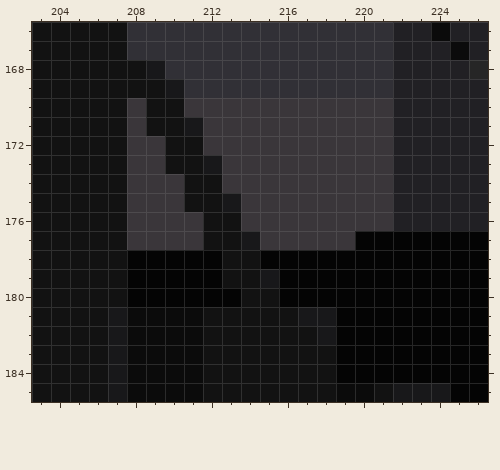
Two versions of one pixel-art file, Assets/DARK Series Mega Pack 1/DARK City Tileset/Aseprite Files/DARK City.aseprite. The picture above was drawn from the file before the commit.
498x250 pixels, 1 frame. Colours within 5 levels of each other are drawn and written as one. Shown: x 203..226, y 166..185. The commit also changed other parts of the picture, which this record leaves out.
The result:
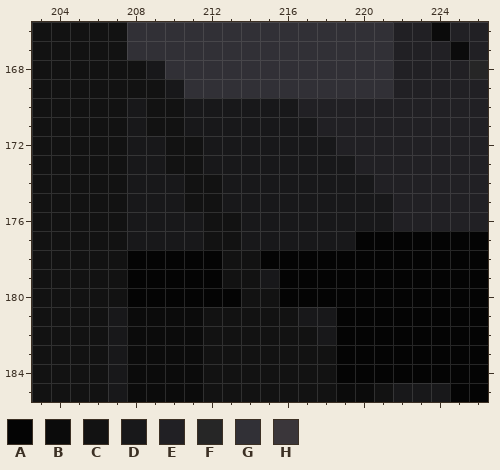
Palette (. is transparent): A #040404  B #0b0b0b  C #121212  D #18181a  E #212024  F #262626  G #313036  H #3a363a
The exact change:
layer "Layer 8" now shown
--- layer "Layer 8"
@@ x 203..226 @@
 169 CCCCCCCDGGGGGGGGGGGEEEEE
-170 CCCCCHCCHHHHHHHHHHHEEEEE
-171 CCCCCHCCDHHHHHHHHHHEEEEE
-172 CCCCCHHCCHHHHHHHHHHEEEEE
-173 CCCCCHHCCDHHHHHHHHHEEEEE
-174 CCCCCHHHCCHHHHHHHHHEEEEE
-175 CCCCCHHHCCDHHHHHHHHEEEEE
-176 CCCCCHHHHCCHHHHHHHHEEEEE
-177 CCCCCHHHHCCDHHHHHAAAAAAA
+170 CCCCCDCCDDDDDDEEEEEEEEEE
+171 CCCCCDCCDDDDDDDEEEEEEEEE
+172 CCCCCDDCCDDDDDDDEEEEEEEE
+173 CCCCCDDCCDDDDDDDDEEEEEEE
+174 CCCCCDDDCCDDDDDDDDEEEEEE
+175 CCCCCDDDCCDDDDDDDDDEEEEE
+176 CCCCCDDDDCCDDDDDDDDEEEEE
+177 CCCCCDDDDCCDDDDDDAAAAAAA
 178 CCCCCAAAAACCAAAAAAAAAAAA
Boxes around the changes in both pictures, in picture pixels (x1, y1, x2, y2):
changed: (127, 98, 393, 250)
